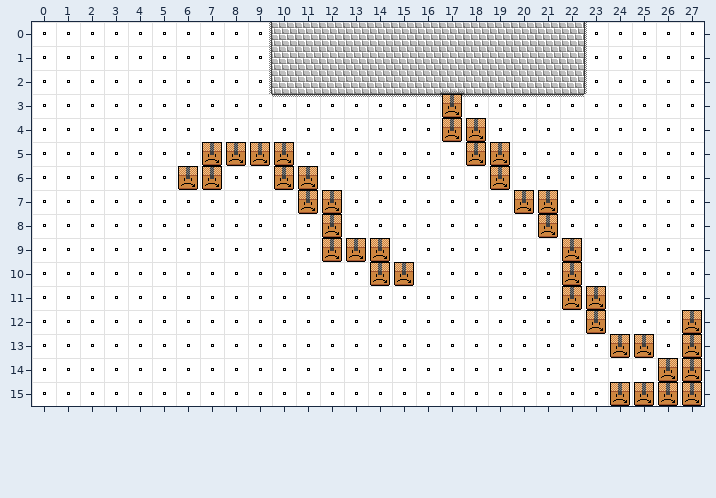
Tiled map: Content/testmap.tmx. The first picture shows the starting point.
Cells are 24x24 px. Shown: x 0..27, y 0..15.
The result:
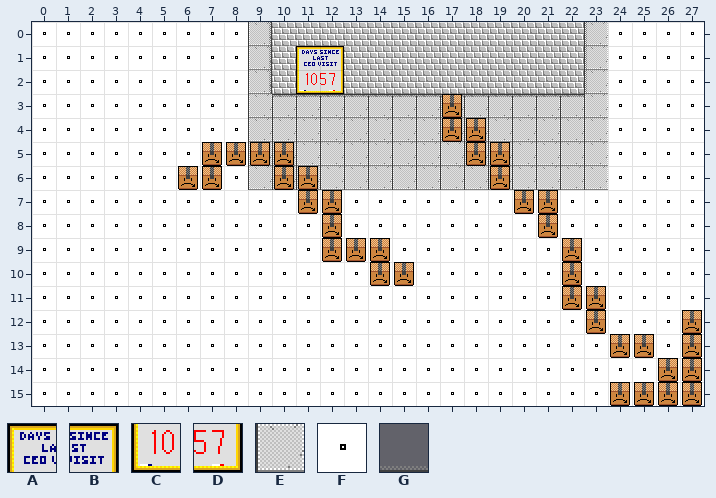
Key: from "DaysSinceCEOSign": A 0, B 1, C 2, D 3; from "floor3": E 0; from "test": F 0; from "wallbaseshadow": G 0.
_ is an empty cell, . an unchanged one.
Commit: Trying out multi-tile object placement.
From old to new:
--- layer "Floor Layer"
@@ x 9..23 @@
- 0 F.............F
- 1 F.............F
- 2 F.............F
- 3 FFFFFFFFFFFFFFF
- 4 FFFFFFFFFFFFFFF
- 5 FFFFFFFFFFFFFFF
- 6 FFFFFFFFFFFFFFF
+ 0 E.............E
+ 1 E.............E
+ 2 E.............E
+ 3 EEEEEEEEEEEEEEE
+ 4 EEEEEEEEEEEEEEE
+ 5 EEEEEEEEEEEEEEE
+ 6 EEEEEEEEEEEEEEE
--- layer "Active Decor"
@@ x 17..17 @@
- 2 G
+ 2 _
--- layer "Active Decor 2"
@@ x 11..12 @@
- 1 __
- 2 __
+ 1 AB
+ 2 CD
Changed places in both pictures, as pixel boxes (x1, y1, x2, y2):
changed: (248, 22, 608, 190)
